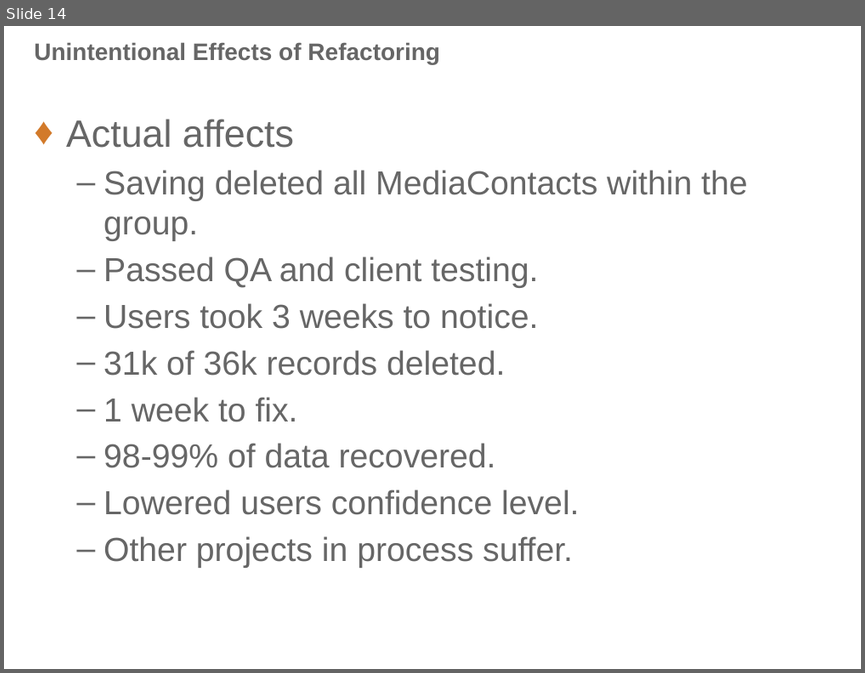
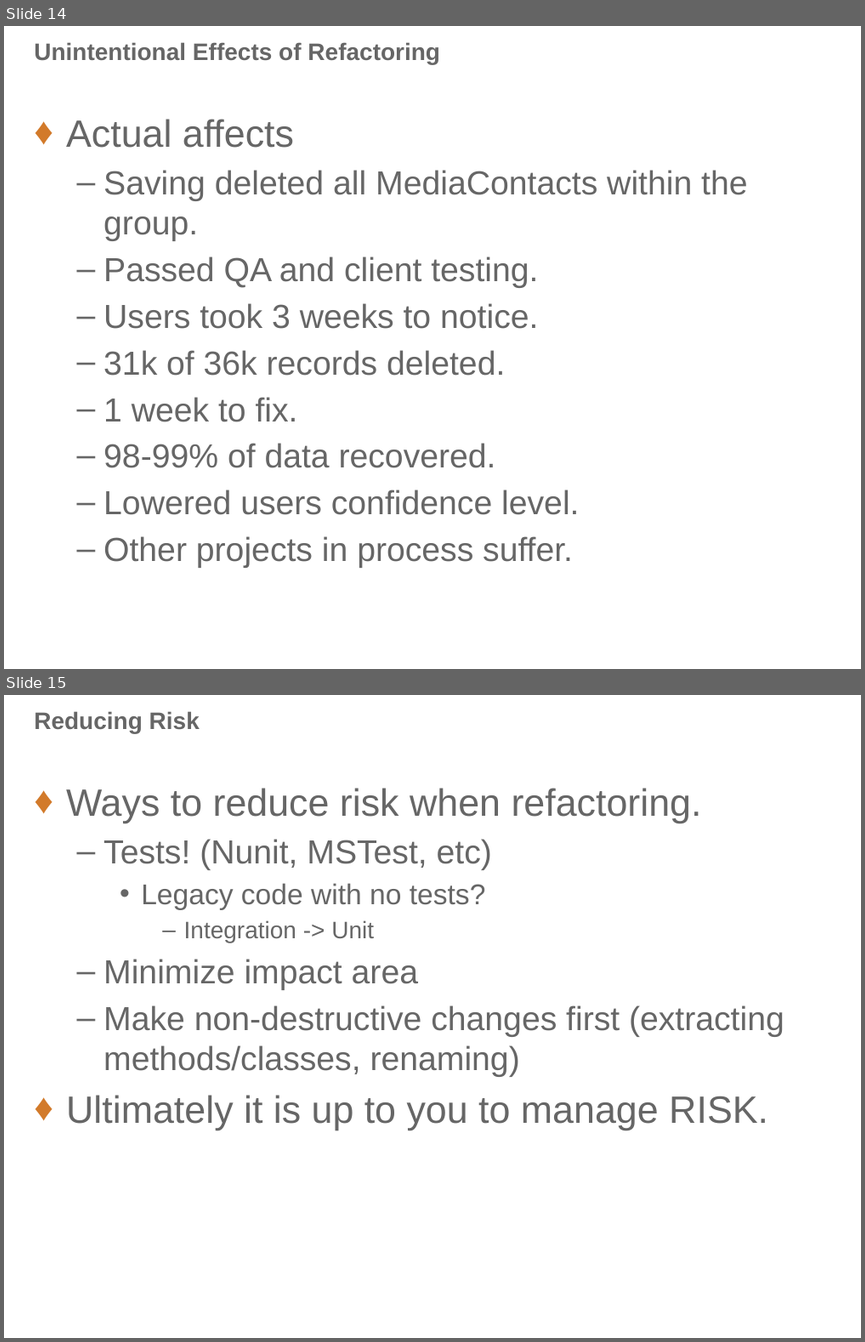
Before and after one commit to PatrickDelancy/RefactoringWorkshop, a slide deck: Refactoring Workshop.pptx. Shown one above the other, each under a label of ours: slide 14 before the commit, slides 14 and 15 after it. The pictures are 865x673 and 865x1342 pixels, drawn with LibreOffice and Linux fonts; fonts in the diff are those of the drawing; background and template pictures are left out. Boxes give left, top, right and bottom in pixels: in the first picture for what was removed or moved away, otherwise in the second. Text is boxed around its words. In the diff, an @@ line names an element or a change of style, - is before the commit and + after.

```diff
--- a/Refactoring Workshop.pptx
+++ b/Refactoring Workshop.pptx
@@ slide 15 added at [4,695,861,1338], background #FFFFFF @@
@@ title added at [34,711,200,733], 20 pt, text #666666, bold @@
+Reducing Risk
@@ text added at [66,788,784,1130], 28 pt, text #666666 @@
+♦ Ways to reduce risk when refactoring.
+  – Tests! (Nunit, MSTest, etc)
+    • Legacy code with no tests?
+      – Integration -> Unit
+  – Minimize impact area
+  – Make non-destructive changes first (extracting methods/classes, renaming)
+♦ Ultimately it is up to you to manage RISK.
```
Also in this commit, not shown: 4 slides changed.
